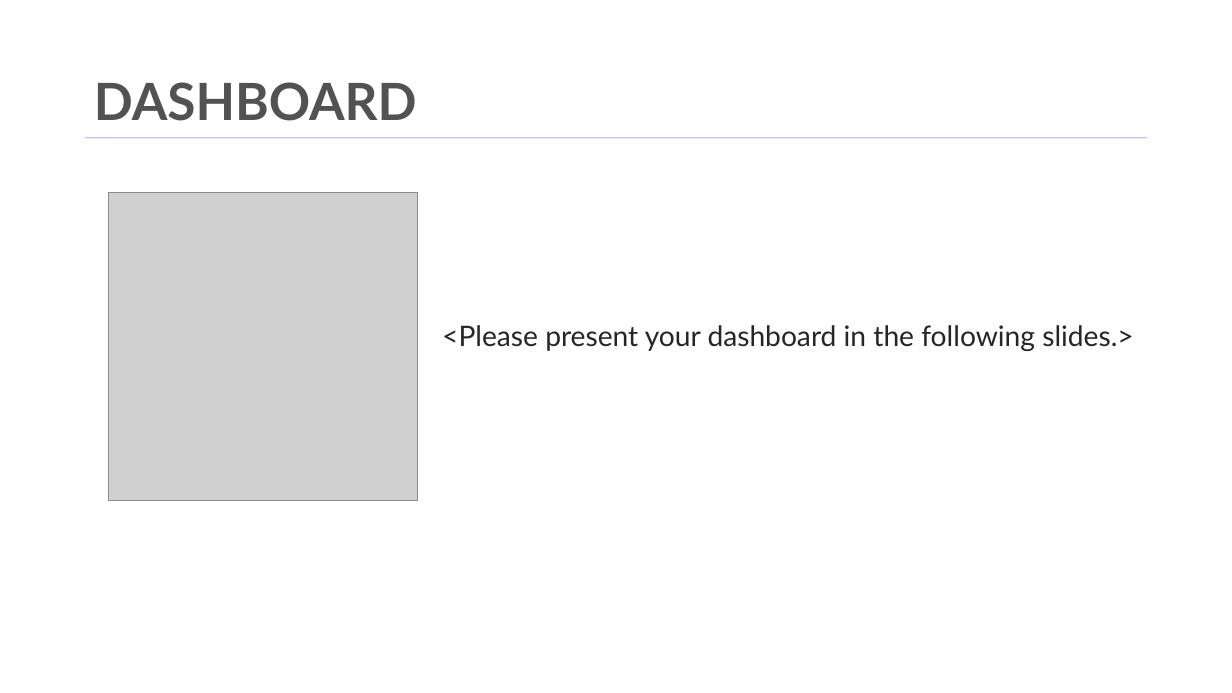
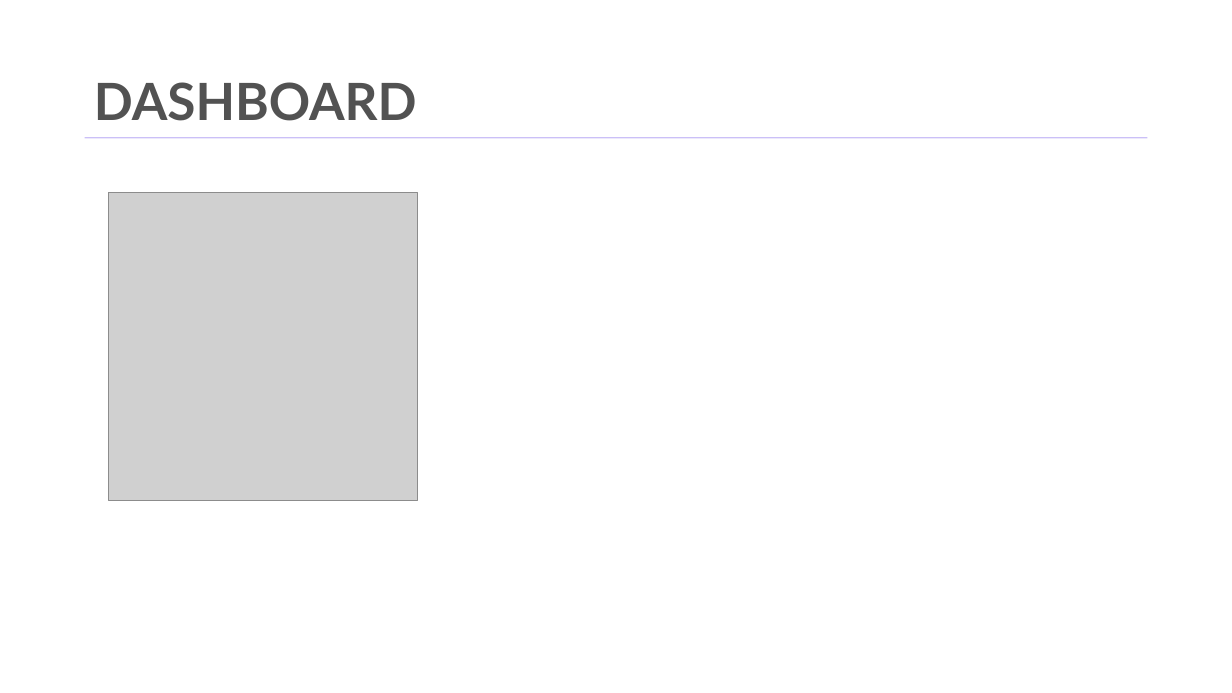
Before and after one commit to Hasan082/Data-Analysis, a slide deck: slide 10 of Capstone_project/Capstone_Project_Md_hasanuzzaman.pptx. Drawn at 1232x693 pixels with LibreOffice and Linux fonts; fonts in the diff are those of the drawing; grey boxes stand for pictures; background and template pictures are left out. Boxes give left, top, right and bottom in pixels: in the first picture for what was removed or moved away, otherwise in the second. Text is boxed around its words. In the diff, an @@ line names an element or a change of style, - is before the commit and + after.

Commit message:
Middle of the presentaion done

```diff
--- a/Capstone_project/Capstone_Project_Md_hasanuzzaman.pptx
+++ b/Capstone_project/Capstone_Project_Md_hasanuzzaman.pptx
@@ text removed at bbox=[442, 325, 1134, 351] @@
-<Please present your dashboard in the following slides.>
```
Also in this commit, not shown: 6 other slides changed, 2 other files.
